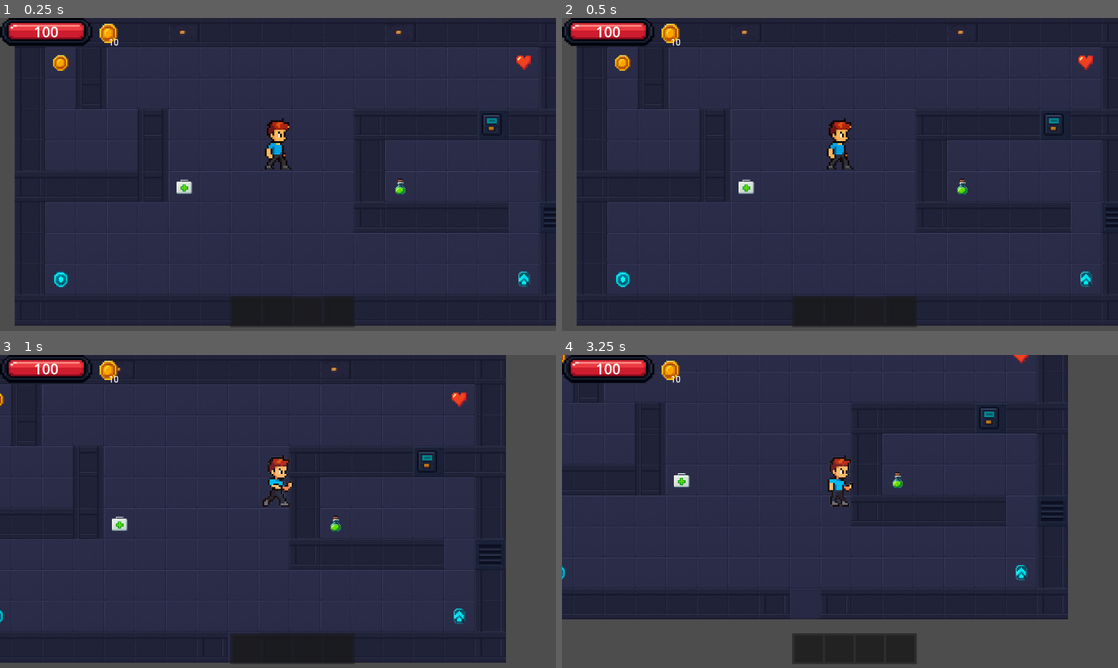
Above: before the commit, frames 1-4 (two rows, left to right).
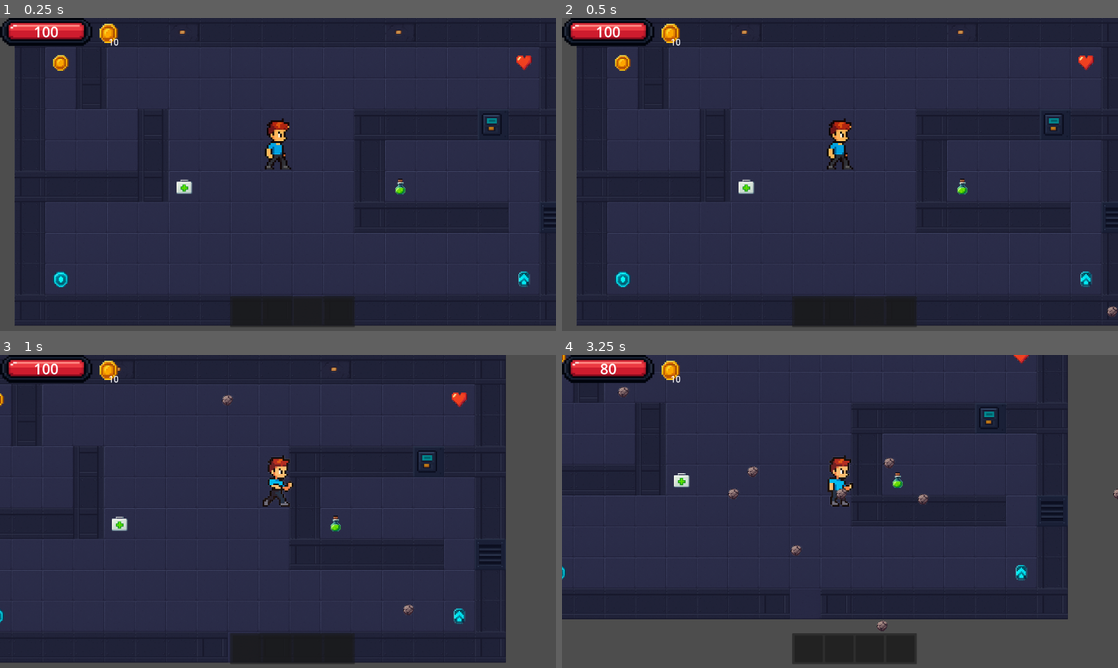
Above: after the commit, the same moments.

Repository: Magamid-Inc/Arcade-Game-Project
Game: Godot game, scene res://scenes/game.tscn
Two runs of this game, one before a commit and one after it. Both use one fixed random seed, a clock stepped at 60 frames per second and the inputs below.
Inputs:
- Up to frame 1 (0.25 s): no input
- Up to frame 2 (0.5 s): no input
- Up to frame 3 (1 s): hold D (move_right) from 0.53 s (still down); tap 1 (press_num_1) at 0.6 s
- Up to frame 4 (3.25 s): release D (move_right) at 1.28 s; hold S (move_down) 1.28-2.03 s; tap 2 (press_num_2) at 1.35 s; hold D (move_right) 2.03-2.78 s; tap 3 (press_num_3) at 2.1 s; hold W (move_up) from 2.78 s (still down); tap 4 (press_num_4) at 2.85 s

Frame 1 is identical in both runs. In frame 2, less than 0.1% of the frame differs, in the area x 98-100%, y 92-96%; in frame 3, less than 0.1%; in frame 4, 0.5%, in the area x 6-100%, y 2-89%.

Commit message:
Revert "Merge branch 'main' into inventoty_item_add"
This reverts commit d32dadfd28bb36802f8fa81d08a7f0c3a832e704, reversing
changes made to 3bf2ba443a4339bd4fe0e2dd41ebc70eb44cb108.

Diff:
--- a/scenes/game.tscn
+++ b/scenes/game.tscn
@@ -1,6 +1,4 @@
-
 [gd_scene load_steps=22 format=4 uid="uid://cg54nfilba6ij"]
-
 
 [ext_resource type="PackedScene" uid="uid://dg6tbf8uavjqm" path="res://scenes/player.tscn" id="1_uwrxv"]
 [ext_resource type="Script" uid="uid://bs11g523nrrfd" path="res://scripts/player_health_ui.gd" id="2_lnu2h"]
@@ -16,7 +14,6 @@
 [ext_resource type="Texture2D" uid="uid://dtsa457nrj0fl" path="res://assets/interface/bar 100 hp.png" id="12_dinhu"]
 [ext_resource type="Script" uid="uid://ci384mq3mltxg" path="res://scripts/player_money_ui.gd" id="13_ir15t"]
 [ext_resource type="Texture2D" uid="uid://bktu7s67tl8eo" path="res://assets/loot/coin.png" id="13_trtic"]
-
 
 [sub_resource type="TileSetAtlasSource" id="TileSetAtlasSource_dinhu"]
 texture = ExtResource("5_gee14")
--- a/scenes/meteorite.tscn
+++ b/scenes/meteorite.tscn
@@ -9,7 +9,6 @@
 
 [node name="Meteorite" type="Node2D"]
 script = ExtResource("1_ur1br")
-metadata/Damage = 1
 
 [node name="Sprite2D" type="Sprite2D" parent="."]
 texture = ExtResource("1_ghl35")
--- a/scenes/meteorite_2.tscn
+++ /dev/null
@@ -1,26 +0,0 @@
-[gd_scene load_steps=5 format=3 uid="uid://dhjye6seei1yx"]
-
-[ext_resource type="Script" uid="uid://cxs74gq3k6qls" path="res://scripts/meteorite.gd" id="1_aqqgq"]
-[ext_resource type="Texture2D" uid="uid://bg7dfqssx2c2k" path="res://assets/meteorite2.png" id="2_lx6cf"]
-[ext_resource type="PackedScene" uid="uid://d4fdrlkr0jyps" path="res://scenes/damage_zone.tscn" id="3_twe31"]
-
-[sub_resource type="CircleShape2D" id="CircleShape2D_cdrwk"]
-radius = 9.055386
-
-[node name="Meteorite" type="Node2D"]
-script = ExtResource("1_aqqgq")
-metadata/Damage = 10
-
-[node name="Sprite2D" type="Sprite2D" parent="."]
-position = Vector2(1.0000005, -1.9999995)
-scale = Vector2(0.3671875, 0.3671875)
-texture = ExtResource("2_lx6cf")
-
-[node name="DamageZone" parent="." instance=ExtResource("3_twe31")]
-collision_layer = 8
-collision_mask = 5
-
-[node name="CollisionShape2D" type="CollisionShape2D" parent="DamageZone"]
-light_mask = 2
-visibility_layer = 2
-shape = SubResource("CircleShape2D_cdrwk")
--- a/scripts/damage_zone.gd
+++ b/scripts/damage_zone.gd
@@ -1,8 +1,8 @@
 extends Area2D
-
-@export var damage: int = 10
 
 func _on_body_entered(body):
 	if body.is_in_group("player"):
-		if body.has_method("take_damage"):
-			body.take_damage(damage)
+		body.take_damage(10)
+	elif body is TileMapLayer:
+		pass
+		#print("meteor collision on wall")
--- a/scripts/meteorite.gd
+++ b/scripts/meteorite.gd
@@ -4,7 +4,3 @@
 
 func _physics_process(delta: float) -> void:
 	position += velocity * delta
-
-	# Удаление, если сильно улетел
-	if global_position.distance_to(Vector2.ZERO) > 5000:
-		queue_free()
--- a/scripts/meteorite_spawner.gd
+++ b/scripts/meteorite_spawner.gd
@@ -1,17 +1,16 @@
 extends Node2D
 
-@export var meteor_scenes: Array[PackedScene]
+const METEOR_SCENE: PackedScene = preload("res://scenes/meteorite.tscn")
 
 @export var min_delay: float = 0.2
-@export var max_delay: float = 0.8
+@export var max_delay: float = 0.4
 
 @export var min_speed: float = 250.0
 @export var max_speed: float = 450.0
 
 @export var spawn_offset: float = 64.0
 
-@onready var player: Node2D = get_node("../Player")
-
+@onready var player: Node2D = %Player
 
 func _ready() -> void:
 	randomize()
@@ -24,79 +23,64 @@
 
 
 func _spawn_meteor() -> void:
-	if meteor_scenes.is_empty():
-		push_error("В инспекторе не добавлены сцены метеоритов!")
+	var camera: Camera2D = get_viewport().get_camera_2d()
+	if camera == null:
+		_schedule_next()
 		return
 
-	var camera: Camera2D = get_viewport().get_camera_2d()
-	if camera == null:
-		push_error("Не найдена активная Camera2D!")
-		return
-
-	# ---- 1. Выбираем случайный метеорит ----
-	var scene: PackedScene = meteor_scenes[randi() % meteor_scenes.size()]
-	var meteor: Node2D = scene.instantiate() as Node2D
+	var meteor: Node2D = METEOR_SCENE.instantiate() as Node2D
 	get_tree().current_scene.add_child(meteor)
 
-	# ---- 2. Позиция спавна ----
-	var viewport: Rect2 = get_viewport().get_visible_rect()
-	var half_size: Vector2 = viewport.size * 0.5
+	# ---- Границы видимой области камеры ----
+	var viewport_rect: Rect2 = get_viewport().get_visible_rect()
+	var half_size: Vector2 = viewport_rect.size * 0.5
 	var cam_pos: Vector2 = camera.global_position
+
+	# ---- Случайная сторона экрана ----
+	var side: int = randi() % 4
 	var spawn_pos: Vector2 = cam_pos
 
-	var side: int = randi() % 4
 	match side:
-		0:
-			spawn_pos = Vector2(
-				randf_range(cam_pos.x - half_size.x, cam_pos.x + half_size.x),
-				cam_pos.y - half_size.y - spawn_offset
-			)
-		1:
-			spawn_pos = Vector2(
-				randf_range(cam_pos.x - half_size.x, cam_pos.x + half_size.x),
-				cam_pos.y + half_size.y + spawn_offset
-			)
-		2:
-			spawn_pos = Vector2(
-				cam_pos.x - half_size.x - spawn_offset,
-				randf_range(cam_pos.y - half_size.y, cam_pos.y + half_size.y)
-			)
-		3:
-			spawn_pos = Vector2(
-				cam_pos.x + half_size.x + spawn_offset,
-				randf_range(cam_pos.y - half_size.y, cam_pos.y + half_size.y)
-			)
+		0: # сверху
+			spawn_pos.x = randf_range(cam_pos.x - half_size.x, cam_pos.x + half_size.x)
+			spawn_pos.y = cam_pos.y - half_size.y - spawn_offset
+		1: # снизу
+			spawn_pos.x = randf_range(cam_pos.x - half_size.x, cam_pos.x + half_size.x)
+			spawn_pos.y = cam_pos.y + half_size.y + spawn_offset
+		2: # слева
+			spawn_pos.x = cam_pos.x - half_size.x - spawn_offset
+			spawn_pos.y = randf_range(cam_pos.y - half_size.y, cam_pos.y + half_size.y)
+		3: # справа
+			spawn_pos.x = cam_pos.x + half_size.x + spawn_offset
+			spawn_pos.y = randf_range(cam_pos.y - half_size.y, cam_pos.y + half_size.y)
 
 	meteor.global_position = spawn_pos
 
-	# ---- 3. Выбор направления ----
-	var pattern: float = randf()
+	# ---- Направление "то рандомно, то нет" ----
 	var dir: Vector2
-	var target: Vector2 = (player.global_position if player != null else cam_pos)
+	var pattern_choice: float = randf()
 
-	if pattern < 0.35:
-		dir = (target - spawn_pos).normalized()
+	var target_point: Vector2 = cam_pos
+	if player != null:
+		target_point = player.global_position
 
-	elif pattern < 0.75:
+	if pattern_choice < 0.35:
+		# 35% — прицельно в игрока
+		dir = (target_point - spawn_pos).normalized()
+	elif pattern_choice < 0.75:
+		# 40% — полурандомно: между игроком и случайной точкой в экране
 		var random_point: Vector2 = Vector2(
 			randf_range(cam_pos.x - half_size.x, cam_pos.x + half_size.x),
 			randf_range(cam_pos.y - half_size.y, cam_pos.y + half_size.y)
 		)
-		var mixed: Vector2 = lerp(random_point, target, 0.4)
-		dir = (mixed - spawn_pos).normalized()
-
+		var mixed_target: Vector2 = lerp(random_point, target_point, 0.4)
+		dir = (mixed_target - spawn_pos).normalized()
 	else:
-		dir = (cam_pos - spawn_pos).normalized()
+		# 25% — просто летят к центру камеры
+		var center_target: Vector2 = cam_pos
+		dir = (center_target - spawn_pos).normalized()
 
 	var speed: float = randf_range(min_speed, max_speed)
-	meteor.set("velocity", dir * speed)
-
-	# ---- 4. Урон из metadata ----
-	if meteor.has_meta("Damage"):
-		var dmg: int = int(meteor.get_meta("Damage"))
-		var dmg_zone: Area2D = meteor.get_node("DamageZone") as Area2D
-		dmg_zone.set("damage", dmg)
-	else:
-		push_warning("У метеорита нет metadata 'Damage'!")
+	meteor.velocity = dir * speed
 
 	_schedule_next()
Binary file removed: assets/meteorite2.png
Not shown, removed: assets/meteorite2.png.import
